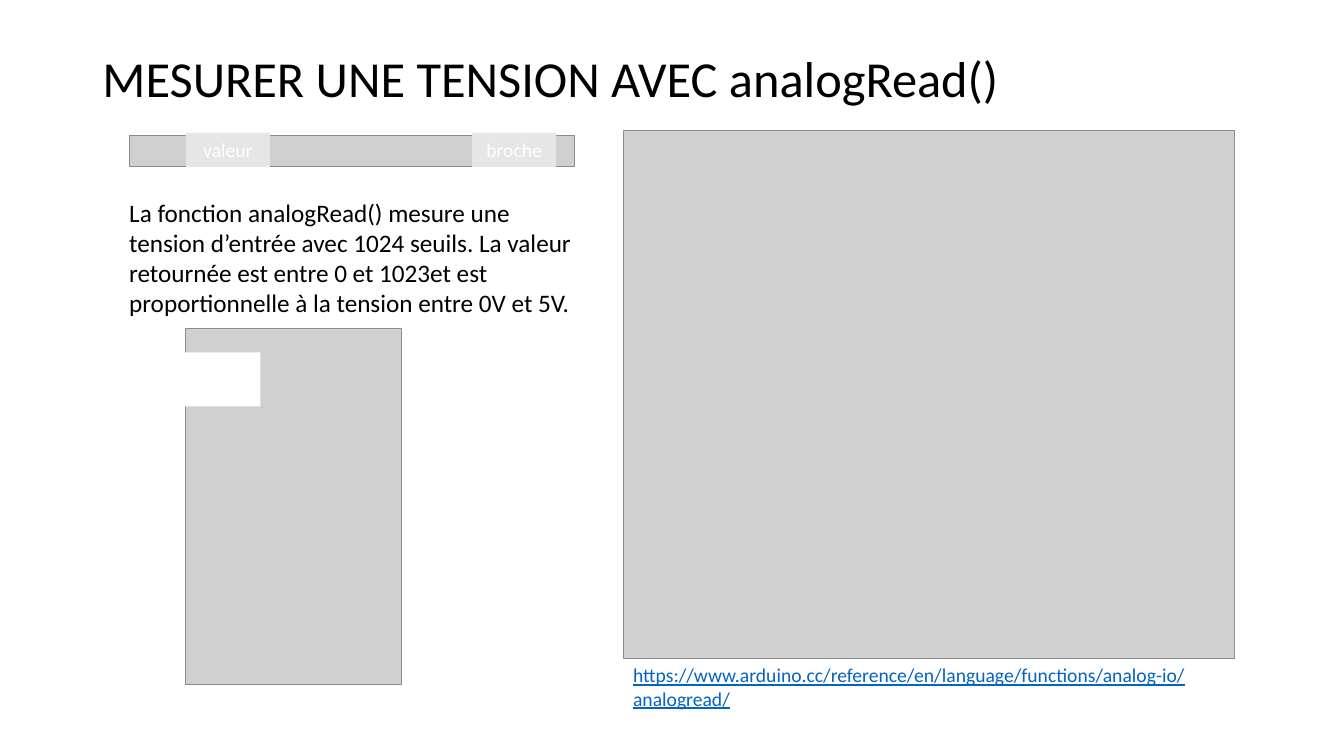
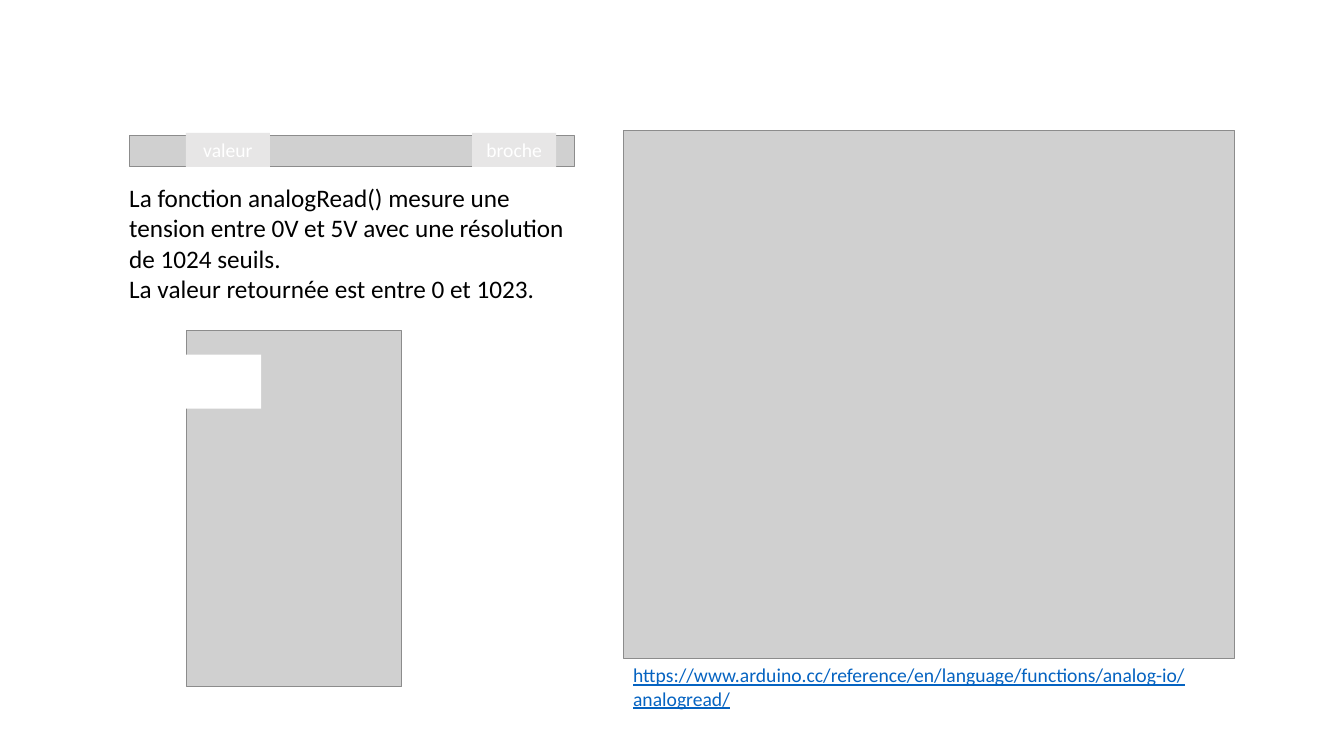
Before and after one commit to tim-montmorency/rel-electro-immersif, a slide deck: slide 1 of rel-electro-immersif-originals/entree_analogique.pptx. Drawn at 1344x756 pixels with LibreOffice and Linux fonts; fonts in the diff are those of the drawing; grey boxes stand for pictures. Boxes give left, top, right and bottom in pixels: in the first picture for what was removed or moved away, otherwise in the second. Text is boxed around its words. In the diff, an @@ line names an element or a change of style, - is before the commit and + after.

```diff
--- a/rel-electro-immersif-originals/entree_analogique.pptx
+++ b/rel-electro-immersif-originals/entree_analogique.pptx
@@ title removed at (102, 60, 998, 106) @@
-MESURER UNE TENSION AVEC analogRead()
@@ text at (129, 188, 564, 298): text changed @@
-La fonction analogRead() mesure une tension d’entrée avec 1024 seuils. La valeur retournée est entre 0 et 1023et est proportionnelle à la tension entre 0V et 5V.
+La fonction analogRead() mesure une tension entre 0V et 5V avec une résolution de 1024 seuils.
+La valeur retournée est entre 0 et 1023.
```
Also in this commit, not shown: 52 other files.
